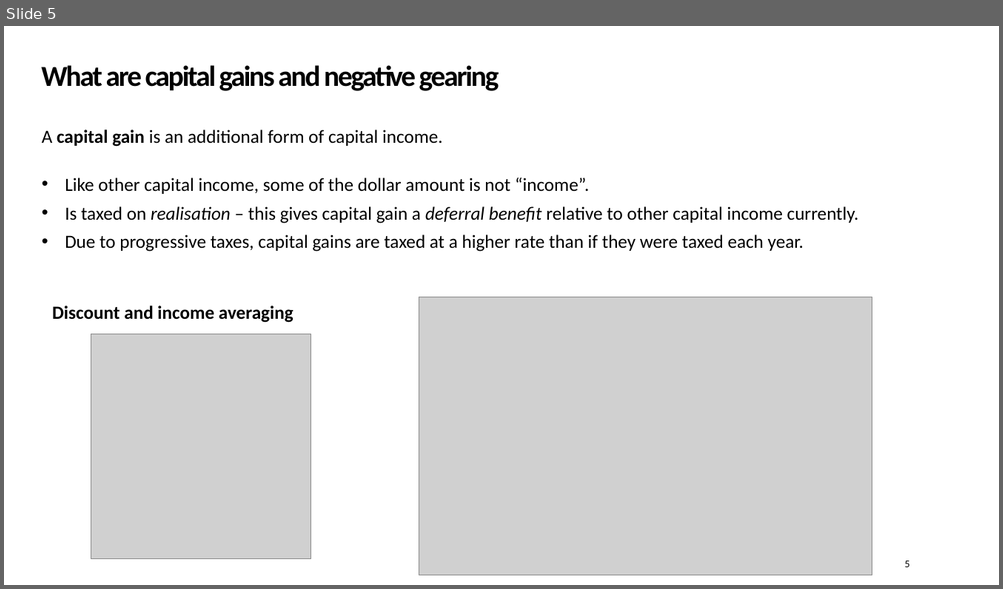
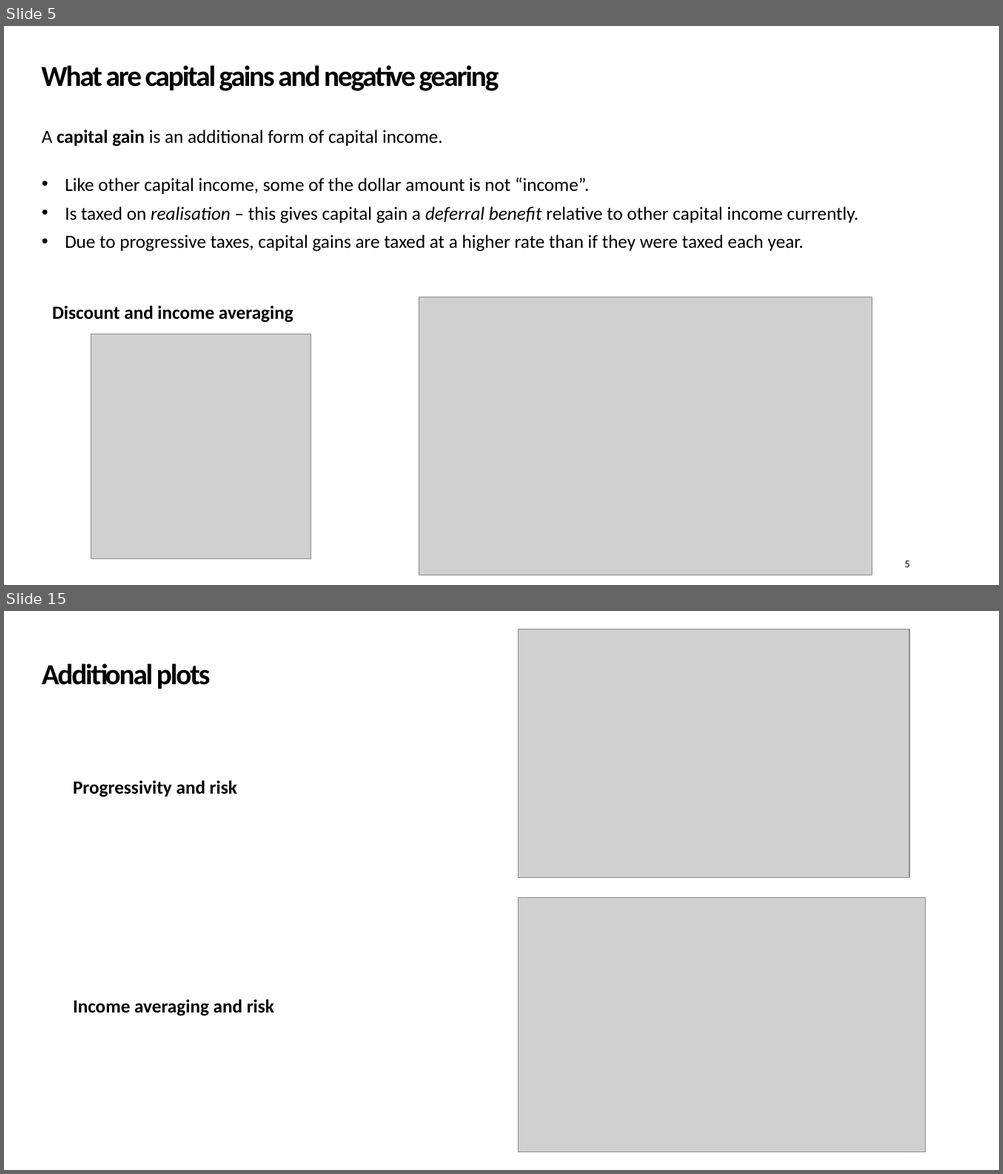
Before and after one commit to Zjub/TVHENZ, a slide deck: e61 Projects/Presentations/QETA Post-Budget 2026.pptx. Shown one above the other, each under a label of ours: slide 5 before the commit, slides 5 and 15 after it; the slides between them are not shown. The pictures are 1003x589 and 1003x1174 pixels, drawn with LibreOffice and Linux fonts; fonts in the diff are those of the drawing; grey boxes stand for pictures; background and template pictures are left out. Boxes give left, top, right and bottom in pixels: in the first picture for what was removed or moved away, otherwise in the second. Text is boxed around its words. In the diff, an @@ line names an element or a change of style, - is before the commit and + after.

```diff
--- a/e61 Projects/Presentations/QETA Post-Budget 2026.pptx
+++ b/e61 Projects/Presentations/QETA Post-Budget 2026.pptx
@@ slide 15 added at (4, 611, 999, 1170), background #FFFFFF @@
@@ picture added at (518, 629, 910, 878) @@
@@ title added at (42, 664, 210, 689), 28 pt, text #000000, bold @@
+Additional plots
@@ text added at (73, 780, 237, 797), 18 pt, text #000000, bold @@
+Progressivity and risk
@@ picture added at (518, 897, 925, 1153) @@
@@ text added at (73, 999, 274, 1017), 18 pt, text #000000, bold @@
+Income averaging and risk
@@ page number added at (905, 1152, 915, 1156), 10 pt, text #000000 @@
+15
```
Also in this commit, not shown: 6 slides changed, 7 other slides added, 1 slide removed, 3 other files.
